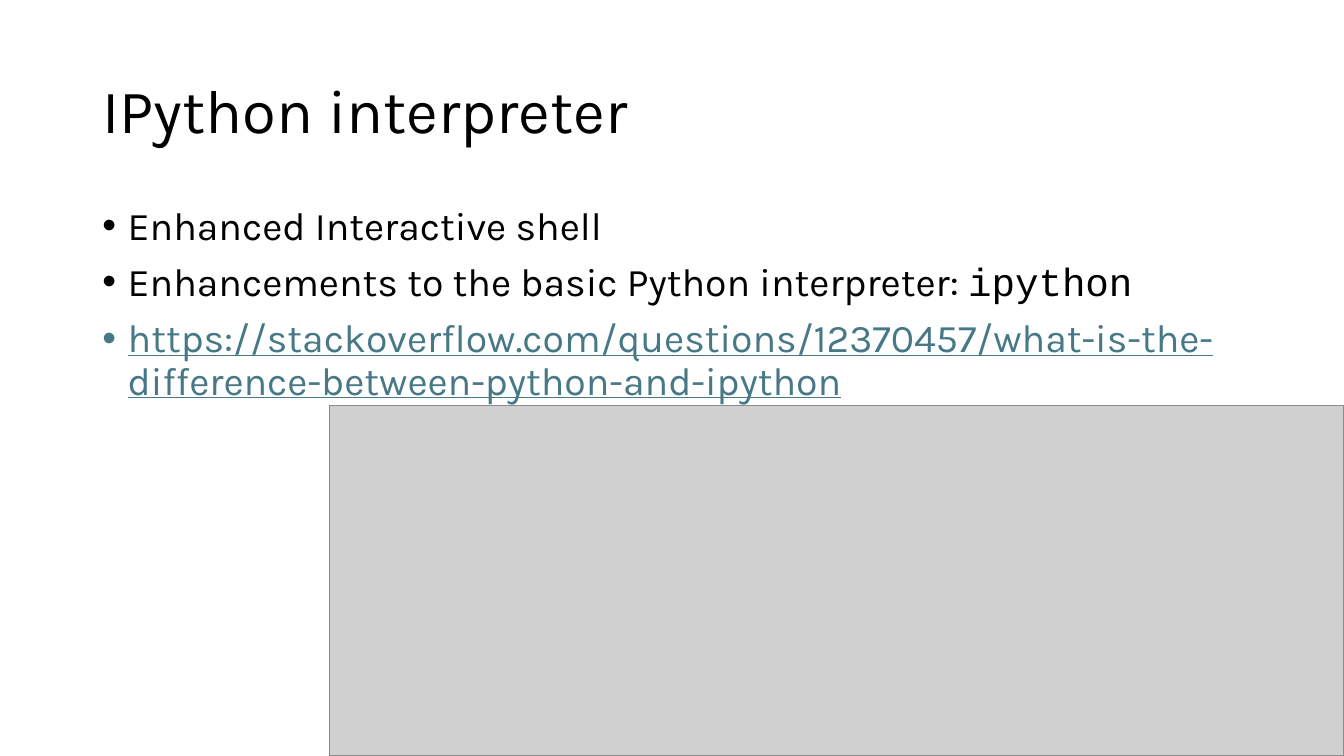
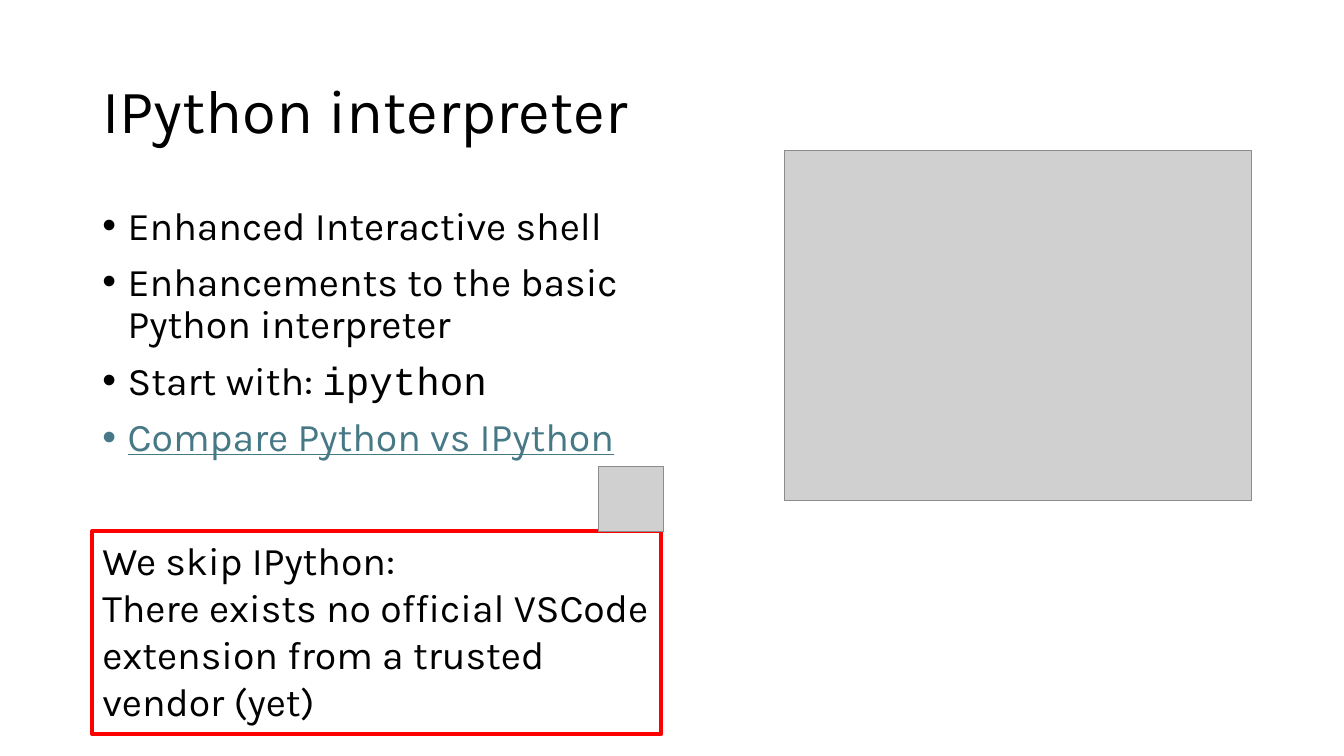
Before and after one commit to moravveji/python_intro_training, a slide deck: slide 20 of slides-pptx/02-Python_intro-Setup.pptx (slide 19 before the commit). Drawn at 1344x756 pixels with LibreOffice and Linux fonts; fonts in the diff are those of the drawing; grey boxes stand for pictures. Boxes give left, top, right and bottom in pixels: in the first picture for what was removed or moved away, otherwise in the second. Text is boxed around its words. In the diff, an @@ line names an element or a change of style, - is before the commit and + after.

```diff
--- a/slides-pptx/02-Python_intro-Setup.pptx
+++ b/slides-pptx/02-Python_intro-Setup.pptx
@@ picture resized from (x1=330, y1=405, x2=1344, y2=756) to (x1=785, y1=150, x2=1252, y2=501) @@
@@ text at (x1=128, y1=269, x2=617, y2=461): text changed; text colour #467886 to #000000 @@
-• Enhancements to the basic Python interpreter: ipython
-• https://stackoverflow.com/questions/12370457/what-is-the-difference-between-python-and-ipython
+• Enhancements to the basic
+  Python interpreter
+• Start with: ipython
+• Compare Python vs IPython
@@ picture added at (x1=599, y1=467, x2=663, y2=531) @@
@@ rectangle added at (x1=93, y1=531, x2=661, y2=734), outline #FF0000 3 pt, 28 pt, text #000000 @@
+We skip IPython:
+There exists no official VSCode extension from a trusted vendor (yet)
```
Also in this commit, not shown: 14 other slides changed, 1 slide added, 8 slides removed, 14 other files.
